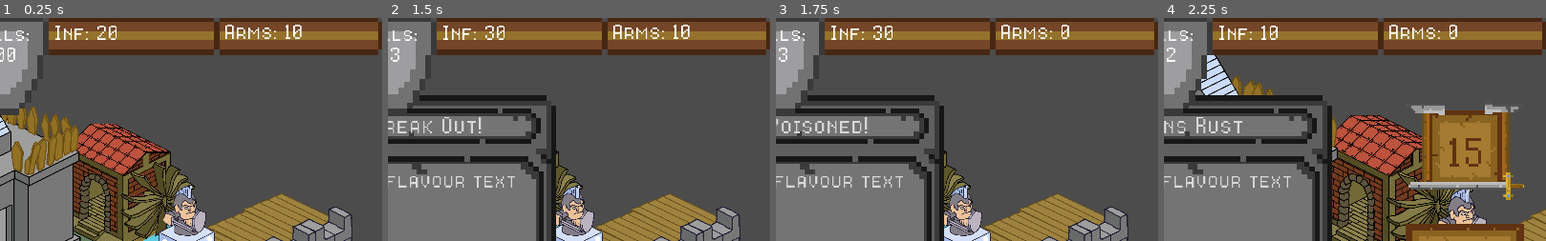
Above: before the commit, frames 1-4 (left to right).
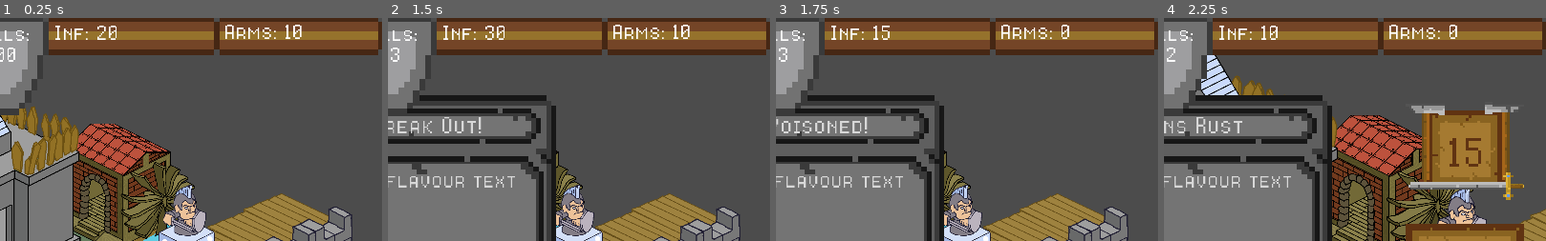
Above: after the commit, the same moments.

Repository: CapsCollective/rng-stronghold
Game: Godot game, scene res://scenes/main.tscn
Two runs of this game, one before a commit and one after it. Both use one fixed random seed, a clock stepped at 60 frames per second and the inputs below.
Inputs (mouse positions are % of the whole screen's width and height, from its top left):
- Up to frame 1 (0.25 s): no input
- Up to frame 2 (1.5 s): tap Enter (ui_accept) at 0.5 s; move the mouse to (67, 39) at 0.52 s; hold Enter (ui_accept) 0.53-1.28 s; click (67, 39) at 0.67 s; move the mouse to (43, 36) at 1.27 s; click (43, 36) at 1.35 s
- Up to frame 3 (1.75 s): tap Enter (ui_accept) at 1.52, 1.55 s
- Up to frame 4 (2.25 s): tap Enter (ui_accept) at 1.82 s; move the mouse to (19, 43) at 2.02 s; hold Right mouse button (rmb) from 2.03 s (still down); click (19, 43) at 2.17 s
The pictures show only the part of the screen within x 50-100%, y 0-50%; the shares and areas given below are measured in that part.

Frames 1-2 are identical in both runs. In frame 3, 0.2% of the frame differs, in the area x 25-31%, y 3-10%; in frame 4, nothing differs.

Commit message:
Fixed another bug where UI wouldn't show changes after event triggers

Diff:
--- a/scripts/game_manager.gd
+++ b/scripts/game_manager.gd
@@ -88,8 +88,8 @@
 	degrade_resources()
 	increment_turn()
 	turn_dice = dice
+	generate_event()
 	update_ui()
-	generate_event()
 
 func increment_turn():
 	turn += 1
